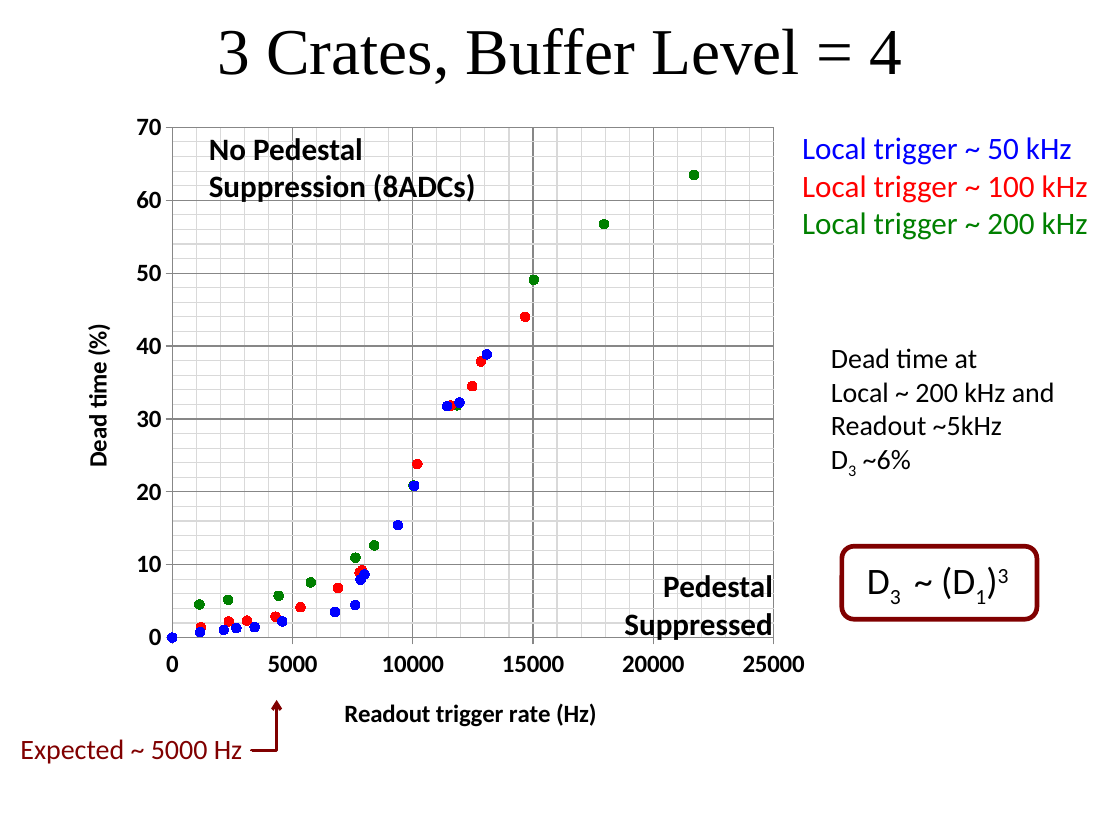
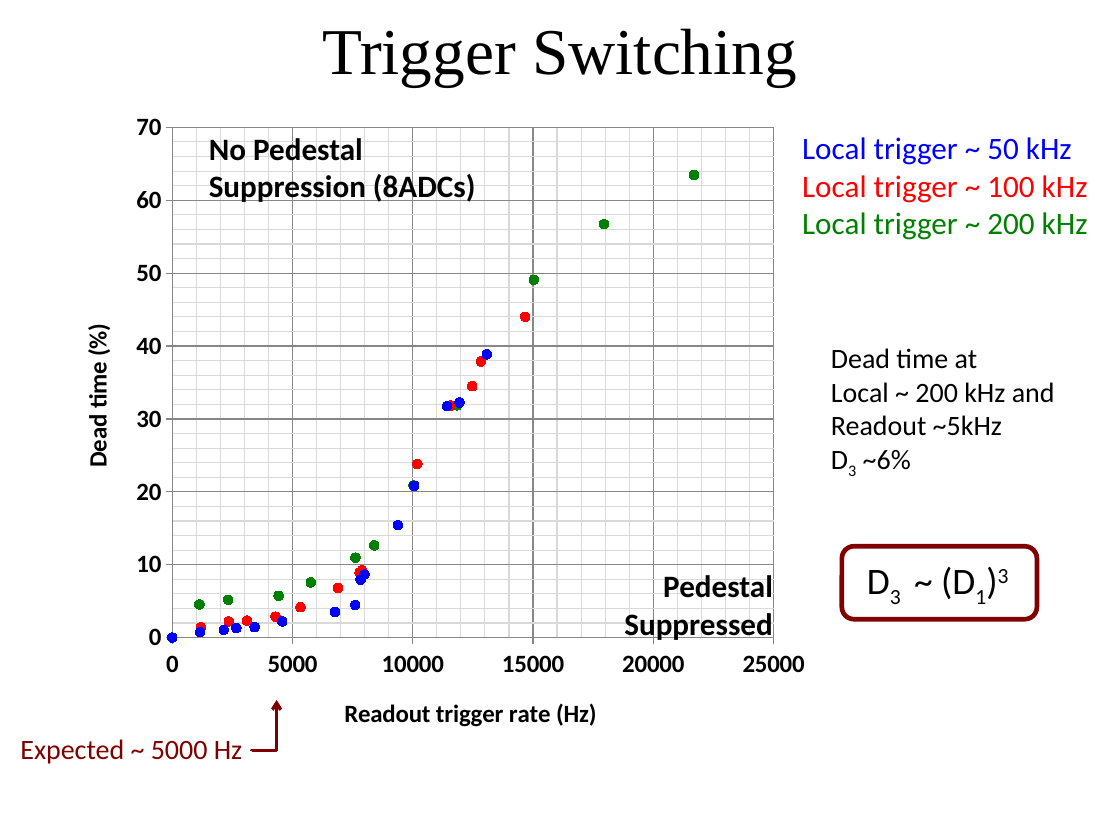
Before and after one commit to bmoffit/sbsdaq, a slide deck: slide 9 of 2015_DOE_Review/SuperBigBite DAQ update-Oct-20-2015.pptx. Drawn at 1120x840 pixels with LibreOffice and Linux fonts; fonts in the diff are those of the drawing; background and template pictures are left out. Boxes give left, top, right and bottom in pixels: in the first picture for what was removed or moved away, otherwise in the second. Text is boxed around its words. In the diff, an @@ line names an element or a change of style, - is before the commit and + after.

```diff
--- a/2015_DOE_Review/SuperBigBite DAQ update-Oct-20-2015.pptx
+++ b/2015_DOE_Review/SuperBigBite DAQ update-Oct-20-2015.pptx
@@ title at (323, 28, 797, 86): text changed @@
-3 Crates, Buffer Level = 4
+Trigger Switching
```
Also in this commit, not shown: 18 other slides changed, 1 slide added, 1 slide removed, 1 other file.
